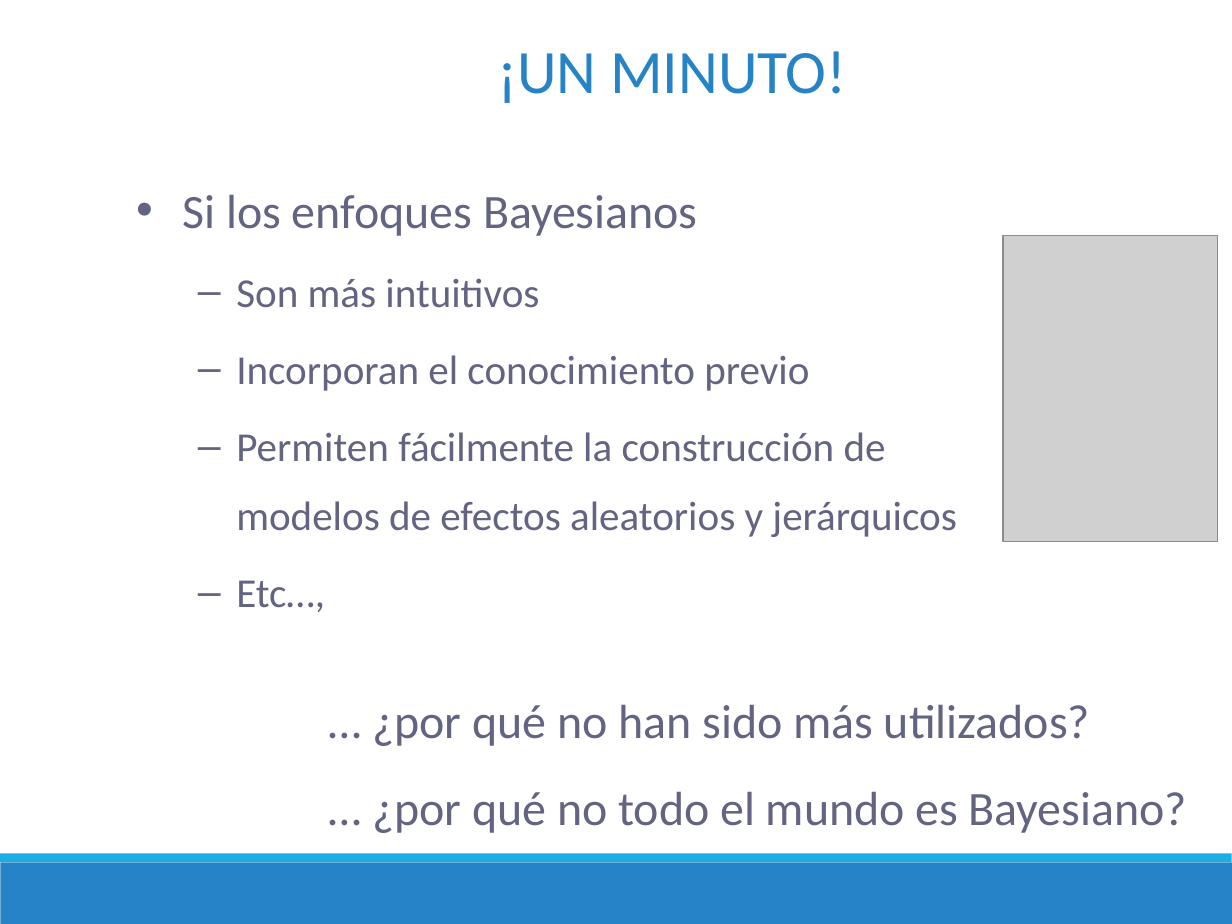
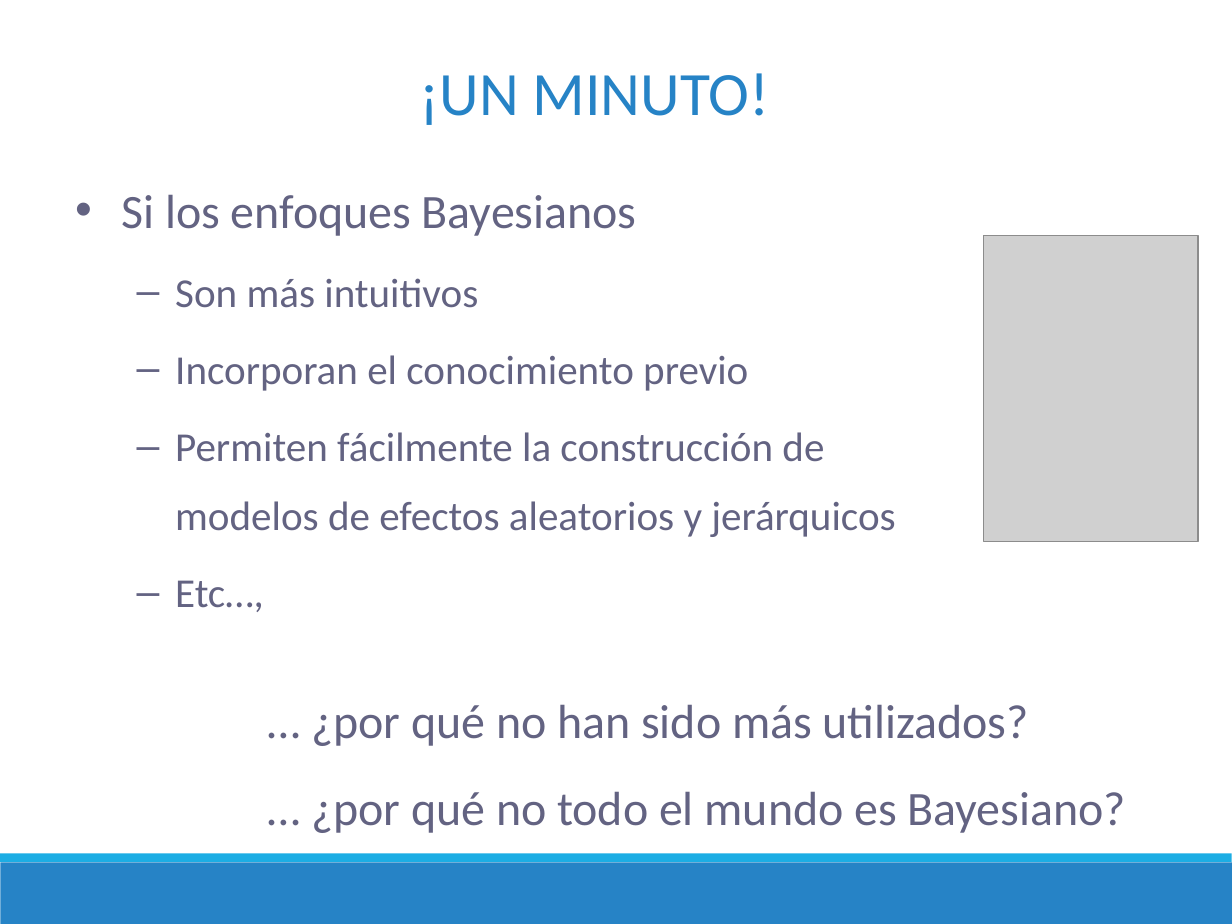
Before and after one commit to DrIgoA/Curso-Ocupacion23, a slide deck: slide 23 of ppt/Modulo 3_Ocupacion2023.pptx. Drawn at 1232x924 pixels with LibreOffice and Linux fonts; fonts in the diff are those of the drawing; grey boxes stand for pictures. Boxes give left, top, right and bottom in pixels: in the first picture for what was removed or moved away, otherwise in the second. Text is boxed around its words. In the diff, an @@ line names an element or a change of style, - is before the commit and + after.

```diff
--- a/ppt/Modulo 3_Ocupacion2023.pptx
+++ b/ppt/Modulo 3_Ocupacion2023.pptx
@@ text "¡UN MINUTO!": place and size @@
-text "¡UN MINUTO!" at (497,51,846,103)
+text "¡UN MINUTO!" at (420,73,769,125)
@@ text "Si los enfoques Bayesianos": place and size @@
-text "Si los enfoques Bayesianos" at (182,194,956,612)
+text "Si los enfoques Bayesianos" at (121,194,895,612)
@@ picture: place and size @@
-picture at (1003,235,1217,541)
+picture at (983,235,1198,541)
@@ text "… ¿por qué no han ...": place and size @@
-text "… ¿por qué no han ..." at (372,704,1187,833)
+text "… ¿por qué no han ..." at (311,704,1126,833)
```
Also in this commit, not shown: 16 other slides changed, 1 slide added, 1 slide removed, 2 other files.
